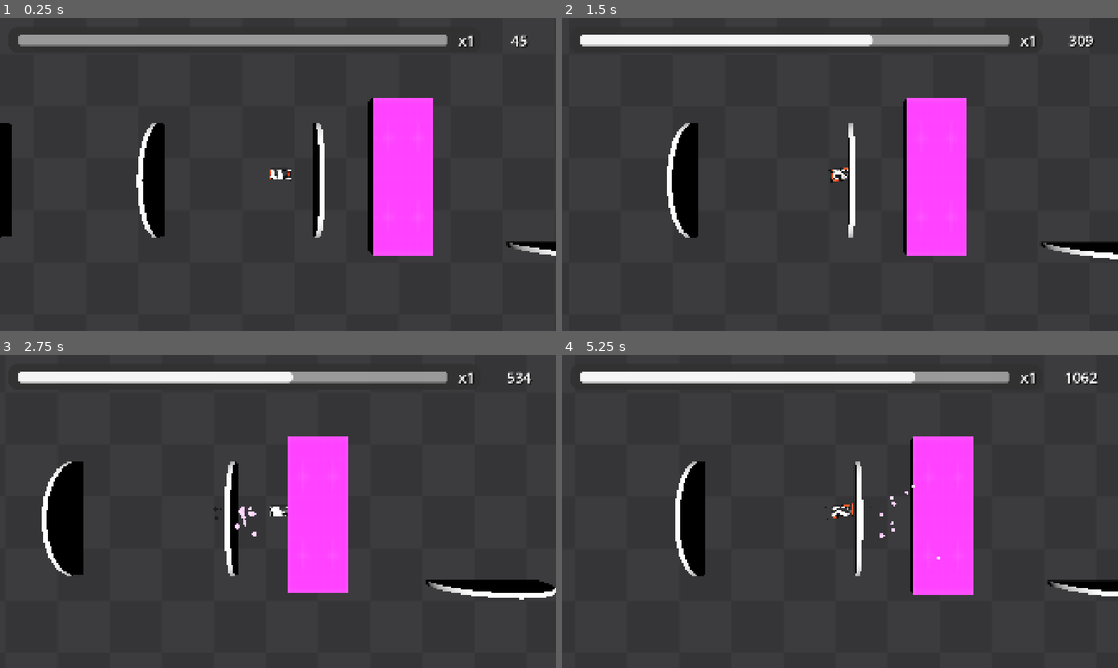
Above: before the commit, frames 1-4 (two rows, left to right).
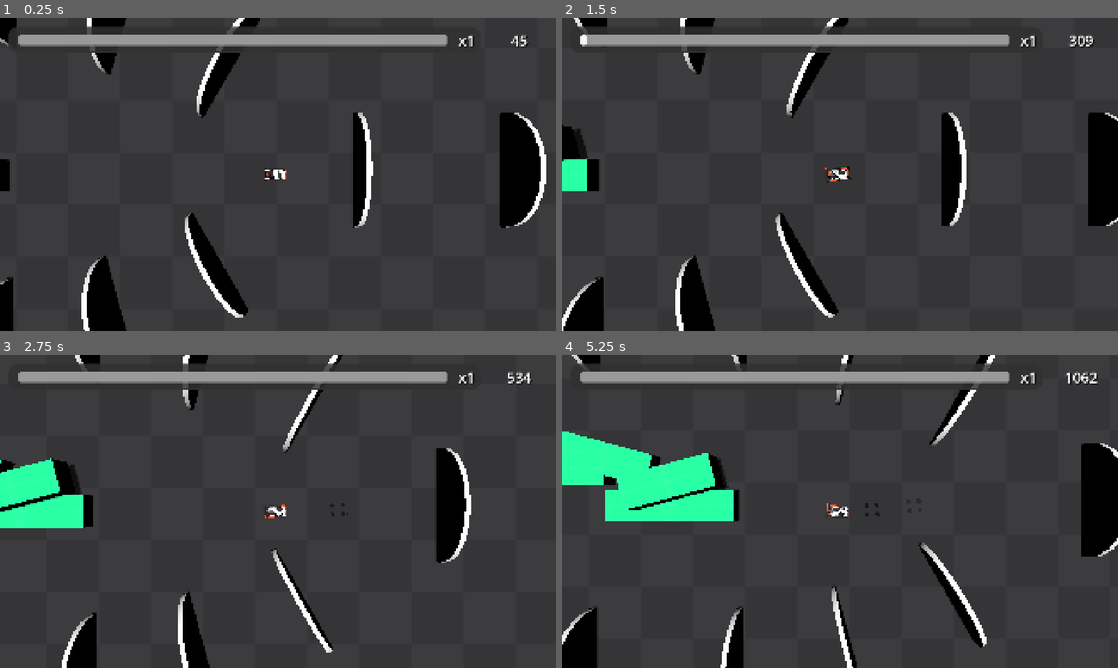
Above: after the commit, the same moments.

Repository: Blueturret/Kart_Drifting_Game
Game: Godot game, scene res://Scenes/Main.tscn
The game is run twice, just before and just after one commit, with the same random seed, the same clock (stepped at 60 frames per second) and the same inputs.
Inputs:
- Up to frame 1 (0.25 s): no input
- Up to frame 2 (1.5 s): hold D (TurnRight) 0.53-1.28 s; hold S (Decelerate) 0.53-1.28 s; hold A (TurnLeft) from 1.28 s (still down); tap Space (Drift) at 1.35 s
- Up to frame 3 (2.75 s): release A (TurnLeft) at 2.03 s; hold D (TurnRight) from 2.03 s (still down); hold S (Decelerate) from 2.03 s (still down)
- Up to frame 4 (5.25 s): release D (TurnRight) at 2.78 s; release S (Decelerate) at 2.78 s; hold W (Accelerate) 2.78-3.53 s; tap Space (Drift) at 2.85, 4.35 s; hold S (Decelerate) 3.53-4.28 s; hold A (TurnLeft) from 3.53 s (still down); hold S (Decelerate) from 5.03 s (still down)

The runs differ from the first frame. In frame 1, 17% of the frame differs, in the area x 0-100%, y 0-100%; in frame 2, 18%; in frame 3, 18%; in frame 4, 22%.

Commit message:
Added finish line and end screen

Diff:
--- /dev/null
+++ b/Scenes/EndScreen.tscn
@@ -0,0 +1,120 @@
+[gd_scene format=3 uid="uid://capv7t77m2bl1"]
+
+[sub_resource type="StyleBoxFlat" id="StyleBoxFlat_jrx8a"]
+content_margin_left = 0.0
+content_margin_top = 0.0
+content_margin_right = 0.0
+content_margin_bottom = 0.0
+bg_color = Color(0.1, 0.1, 0.1, 0.6)
+corner_radius_top_left = 35
+corner_radius_top_right = 35
+corner_radius_bottom_right = 35
+corner_radius_bottom_left = 35
+
+[sub_resource type="StyleBoxFlat" id="StyleBoxFlat_sqcs3"]
+content_margin_left = 4.0
+content_margin_top = 4.0
+content_margin_right = 4.0
+content_margin_bottom = 4.0
+bg_color = Color(0.010220325, 0.2759186, 0.5123059, 1)
+corner_radius_top_left = 30
+corner_radius_top_right = 30
+corner_radius_bottom_right = 30
+corner_radius_bottom_left = 30
+corner_detail = 5
+
+[sub_resource type="StyleBoxFlat" id="StyleBoxFlat_gcms0"]
+content_margin_left = 4.0
+content_margin_top = 4.0
+content_margin_right = 4.0
+content_margin_bottom = 4.0
+bg_color = Color(0.0054165144, 0.18536097, 0.35993123, 1)
+corner_radius_top_left = 30
+corner_radius_top_right = 30
+corner_radius_bottom_right = 30
+corner_radius_bottom_left = 30
+corner_detail = 5
+
+[sub_resource type="StyleBoxFlat" id="StyleBoxFlat_2ohhu"]
+content_margin_left = 4.0
+content_margin_top = 4.0
+content_margin_right = 4.0
+content_margin_bottom = 4.0
+bg_color = Color(0.018907636, 0.33720773, 0.6215567, 1)
+corner_radius_top_left = 30
+corner_radius_top_right = 30
+corner_radius_bottom_right = 30
+corner_radius_bottom_left = 30
+corner_detail = 5
+
+[node name="Control" type="Control" unique_id=1237733052]
+layout_mode = 3
+anchors_preset = 15
+anchor_right = 1.0
+anchor_bottom = 1.0
+grow_horizontal = 2
+grow_vertical = 2
+
+[node name="Panel" type="Panel" parent="." unique_id=1181498713]
+layout_mode = 1
+anchors_preset = -1
+anchor_right = 1.0
+anchor_bottom = 1.0
+offset_left = 400.0
+offset_top = 200.0
+offset_right = -400.0
+offset_bottom = -200.0
+grow_horizontal = 2
+grow_vertical = 2
+theme_override_styles/panel = SubResource("StyleBoxFlat_jrx8a")
+
+[node name="Win text" type="Label" parent="Panel" unique_id=204143743]
+layout_mode = 1
+anchors_preset = 5
+anchor_left = 0.5
+anchor_right = 0.5
+offset_left = -214.5
+offset_top = 61.0
+offset_right = 214.5
+offset_bottom = 175.0
+grow_horizontal = 2
+theme_override_font_sizes/font_size = 83
+text = "YOU WON!"
+
+[node name="Stats" type="VBoxContainer" parent="Panel" unique_id=1707074248]
+layout_mode = 1
+anchors_preset = 4
+anchor_top = 0.5
+anchor_bottom = 0.5
+offset_left = 40.0
+offset_top = -116.0
+offset_right = 469.0
+offset_bottom = 116.0
+grow_vertical = 2
+theme_override_constants/separation = 20
+
+[node name="Win text2" type="Label" parent="Panel/Stats" unique_id=986564856]
+layout_mode = 2
+theme_override_font_sizes/font_size = 53
+text = "Score: <SCORE>"
+
+[node name="Win text3" type="Label" parent="Panel/Stats" unique_id=76550126]
+layout_mode = 2
+theme_override_font_sizes/font_size = 53
+text = "Checkpoint: <x / len(Checkpoint)>"
+
+[node name="Button" type="Button" parent="Panel" unique_id=394312747]
+layout_mode = 1
+anchors_preset = 2
+anchor_top = 1.0
+anchor_bottom = 1.0
+offset_left = 41.0
+offset_top = -107.0
+offset_right = 366.0
+offset_bottom = -26.0
+grow_vertical = 0
+theme_override_font_sizes/font_size = 35
+theme_override_styles/normal = SubResource("StyleBoxFlat_sqcs3")
+theme_override_styles/pressed = SubResource("StyleBoxFlat_gcms0")
+theme_override_styles/hover = SubResource("StyleBoxFlat_2ohhu")
+text = "Restart"
--- /dev/null
+++ b/Scenes/FinishLine.tscn
@@ -0,0 +1,28 @@
+[gd_scene format=3 uid="uid://dirbk1ijhcmjj"]
+
+[ext_resource type="Script" uid="uid://7q0qm7x3cfiv" path="res://Scripts/finishLine.gd" id="1_58aop"]
+[ext_resource type="PackedScene" uid="uid://capv7t77m2bl1" path="res://Scenes/EndScreen.tscn" id="2_yeeye"]
+
+[sub_resource type="BoxMesh" id="BoxMesh_svihk"]
+size = Vector3(15, 15, 15)
+
+[sub_resource type="BoxShape3D" id="BoxShape3D_svihk"]
+size = Vector3(15, 15, 15)
+
+[node name="EndTrigger" type="Area3D" unique_id=1025551307]
+collision_mask = 2
+script = ExtResource("1_58aop")
+
+[node name="MeshInstance3D" type="MeshInstance3D" parent="." unique_id=37197972]
+mesh = SubResource("BoxMesh_svihk")
+
+[node name="CollisionShape3D" type="CollisionShape3D" parent="." unique_id=1412160989]
+shape = SubResource("BoxShape3D_svihk")
+
+[node name="Control" parent="." unique_id=1237733052 instance=ExtResource("2_yeeye")]
+visible = false
+
+[connection signal="body_entered" from="." to="." method="_on_body_entered"]
+[connection signal="pressed" from="Control/Panel/Button" to="." method="_on_button_pressed"]
+
+[editable path="Control"]
--- a/Scenes/Main.tscn
+++ b/Scenes/Main.tscn
@@ -12,6 +12,7 @@
 [ext_resource type="Script" uid="uid://bj6w3v8rej6jv" path="res://Scripts/CarSuspension.gd" id="8_hwpts"]
 [ext_resource type="PackedScene" uid="uid://xg26ptgu6enl" path="res://Assets/Player/Shopping kart.glb" id="9_jyqft"]
 [ext_resource type="Shader" uid="uid://dpwobn4545xq5" path="res://addons/GPUTrail-main/shaders/trail.gdshader" id="10_3tgeq"]
+[ext_resource type="PackedScene" uid="uid://dirbk1ijhcmjj" path="res://Scenes/FinishLine.tscn" id="10_346fj"]
 [ext_resource type="Shader" uid="uid://cwerfsw544do6" path="res://addons/GPUTrail-main/shaders/trail_draw_pass.gdshader" id="11_c4ay3"]
 [ext_resource type="Script" uid="uid://bg21kqevdu4kt" path="res://addons/GPUTrail-main/GPUTrail3D.gd" id="12_aht7i"]
 [ext_resource type="Script" uid="uid://bukwtw131aj45" path="res://Scripts/wheel.gd" id="13_5jffn"]
@@ -101,7 +102,7 @@
 [node name="Main" type="Node3D" unique_id=759719230]
 
 [node name="Camera3D" type="Camera3D" parent="." unique_id=1901270284]
-transform = Transform3D(-1, -8.742278e-08, -3.821371e-15, 0, -4.371139e-08, 1, -8.742278e-08, 1, 4.371139e-08, -32.19998, 85, 269.8)
+transform = Transform3D(-1, -8.742278e-08, -3.821371e-15, 0, -4.371139e-08, 1, -8.742278e-08, 1, 4.371139e-08, -316.19998, 85, 490.2)
 fov = 45.0
 script = ExtResource("1_h1m7h")
 moveSpeed = 38.0
@@ -548,6 +549,14 @@
 transform = Transform3D(1.4901161e-08, 0, -0.99999946, 0, 1, 0, 0.99999946, 0, 1.4901161e-08, -333.43106, 1.3750002, 491.16983)
 multiplierBar = NodePath("../../../Multiplier bar")
 
+[node name="Checkpoint44" parent="Environment/Fruit split" unique_id=1250411050 node_paths=PackedStringArray("multiplierBar") instance=ExtResource("6_sxkr1")]
+transform = Transform3D(1.4901161e-08, 0, -0.99999946, 0, 1, 0, 0.99999946, 0, 1.4901161e-08, -366.23105, 1.3750002, 491.16983)
+multiplierBar = NodePath("../../../Multiplier bar")
+
+[node name="Checkpoint45" parent="Environment/Fruit split" unique_id=420134663 node_paths=PackedStringArray("multiplierBar") instance=ExtResource("6_sxkr1")]
+transform = Transform3D(1.4901161e-08, 0, -0.99999946, 0, 1, 0, 0.99999946, 0, 1.4901161e-08, -399.43106, 1.3750002, 491.16983)
+multiplierBar = NodePath("../../../Multiplier bar")
+
 [node name="Checkpoint40" parent="Environment/Fruit split" unique_id=735518770 node_paths=PackedStringArray("multiplierBar") instance=ExtResource("6_sxkr1")]
 transform = Transform3D(-0.49999982, 0, -0.86602503, 0, 1, 0, 0.86602503, 0, -0.49999982, -305.29773, 1.3750002, 513.9364)
 multiplierBar = NodePath("../../../Multiplier bar")
@@ -568,7 +577,7 @@
 transform = Transform3D(-8.940697e-08, 2.1855692e-08, -0.9999995, 8.1566526e-08, 1, 2.1855675e-08, 0.9999995, -8.156656e-08, -8.940697e-08, -94.09771, 1.3750002, 530.9364)
 multiplierBar = NodePath("../../../Multiplier bar")
 
-[node name="Checkpoint51" parent="Environment/Fruit split" unique_id=1250411050 node_paths=PackedStringArray("multiplierBar") instance=ExtResource("6_sxkr1")]
+[node name="Checkpoint51" parent="Environment/Fruit split" unique_id=626567517 node_paths=PackedStringArray("multiplierBar") instance=ExtResource("6_sxkr1")]
 transform = Transform3D(-8.940697e-08, 2.1855692e-08, -0.9999995, 8.1566526e-08, 1, 2.1855675e-08, 0.9999995, -8.156656e-08, -8.940697e-08, -126.49771, 1.3750002, 530.9364)
 multiplierBar = NodePath("../../../Multiplier bar")
 
@@ -589,11 +598,11 @@
 multiplierBar = NodePath("../../../Multiplier bar")
 
 [node name="Checkpoint42" parent="Environment/Fruit split" unique_id=1207219934 node_paths=PackedStringArray("multiplierBar") instance=ExtResource("6_sxkr1")]
-transform = Transform3D(0.49999982, 0, -0.8660251, 0, 1, 0, 0.8660251, 0, 0.49999982, -303.49774, 1.3750002, 461.1366)
+transform = Transform3D(0.49999982, 0, -0.8660251, 0, 1, 0, 0.8660251, 0, 0.49999982, -302.89774, 1.3750002, 470.5366)
 multiplierBar = NodePath("../../../Multiplier bar")
 
 [node name="Checkpoint43" parent="Environment/Fruit split" unique_id=405886215 node_paths=PackedStringArray("multiplierBar") instance=ExtResource("6_sxkr1")]
-transform = Transform3D(0.25881886, 0, -0.96592546, 0, 1, 0, 0.96592546, 0, 0.25881886, -279.89777, 1.3750002, 456.5366)
+transform = Transform3D(0.25881886, 0, -0.96592546, 0, 1, 0, 0.96592546, 0, 0.25881886, -280.49777, 1.3750002, 459.7366)
 multiplierBar = NodePath("../../../Multiplier bar")
 
 [node name="Checkpoint58" parent="Environment/Fruit split" unique_id=1930828847 node_paths=PackedStringArray("multiplierBar") instance=ExtResource("6_sxkr1")]
@@ -656,11 +665,14 @@
 transform = Transform3D(0.96592563, 3.0908605e-08, -0.25881916, -4.371138e-08, 1, -4.3711367e-08, 0.25881916, 5.353528e-08, 0.96592563, 91.33048, 1.3750002, 459.4555)
 multiplierBar = NodePath("../../../Multiplier bar")
 
+[node name="EndTrigger" parent="Environment" unique_id=1025551307 instance=ExtResource("10_346fj")]
+transform = Transform3D(1, 0, 0, 0, 1, 0, 0, 0, 1, -447, 0, 490)
+
 [node name="Default position" type="Node3D" parent="." unique_id=627747539]
-transform = Transform3D(1, 0, 0, 0, 1, 0, 0, 0, 1, -32.19998, 1.2702271, 269.8)
+transform = Transform3D(1, 0, 0, 0, 1, 0, 0, 0, 1, -316.19998, 1.2702271, 490.2)
 
 [node name="Kart" type="RigidBody3D" parent="." unique_id=1636508589 node_paths=PackedStringArray("wheels", "defaultPosition")]
-transform = Transform3D(-4.371139e-08, 0, 1, 0, 1, 0, -1, 0, -4.371139e-08, -32.19998, 1.2702271, 269.8)
+transform = Transform3D(-4.371139e-08, 0, -1, 0, 1, 0, 1, 0, -4.371139e-08, -316.19998, 1.2702271, 490.2)
 collision_layer = 3
 mass = 60.0
 linear_damp_mode = 1
--- a/Scripts/CarSuspension.gd
+++ b/Scripts/CarSuspension.gd
@@ -3,6 +3,8 @@
 # LINK TO TUTORIAL : https://www.youtube.com/watch?v=9MqmFSn1Rlw&list=PLiRELyH-yJivTRnpjr0nHeGWncLiMmD2D&index=14
 
 @export var wheels : Array[RaycastWheel]
+
+var inputStopped : bool = false
 
 ##### CAR ACCELERATION #####
 @export_category("Kart controls")
@@ -41,6 +43,8 @@
 
 # Input detection
 func _unhandled_input(event: InputEvent) -> void:
+
+	if(inputStopped): return
 
 	# Acceleration
 	if(event.is_action_pressed("Accelerate")): motorInput = 1
--- /dev/null
+++ b/Scripts/finishLine.gd
@@ -0,0 +1,27 @@
+extends Area3D
+
+@onready var kart: CarSuspension = $"../../Kart"
+@onready var progressBar: MultiplierBar = $"../../Multiplier bar"
+
+@onready var endScreen: Control = $Control
+
+func _on_body_entered(body: Node3D) -> void:
+
+	var scoreToDisplay : int
+
+	# Stop kart
+	kart.inputStopped = true
+	kart.acceleration = 0
+
+	# Stop score progression
+	scoreToDisplay = progressBar.score
+	progressBar.scoreIdleIncrement = 0
+
+	# Display the end screen
+	endScreen.visible = true
+
+	print("RACE ENDED WITH SCORE OF ", scoreToDisplay, "! :3")
+
+func _on_button_pressed() -> void:
+
+	get_tree().reload_current_scene()
Not shown, added: Scripts/finishLine.gd.uid
